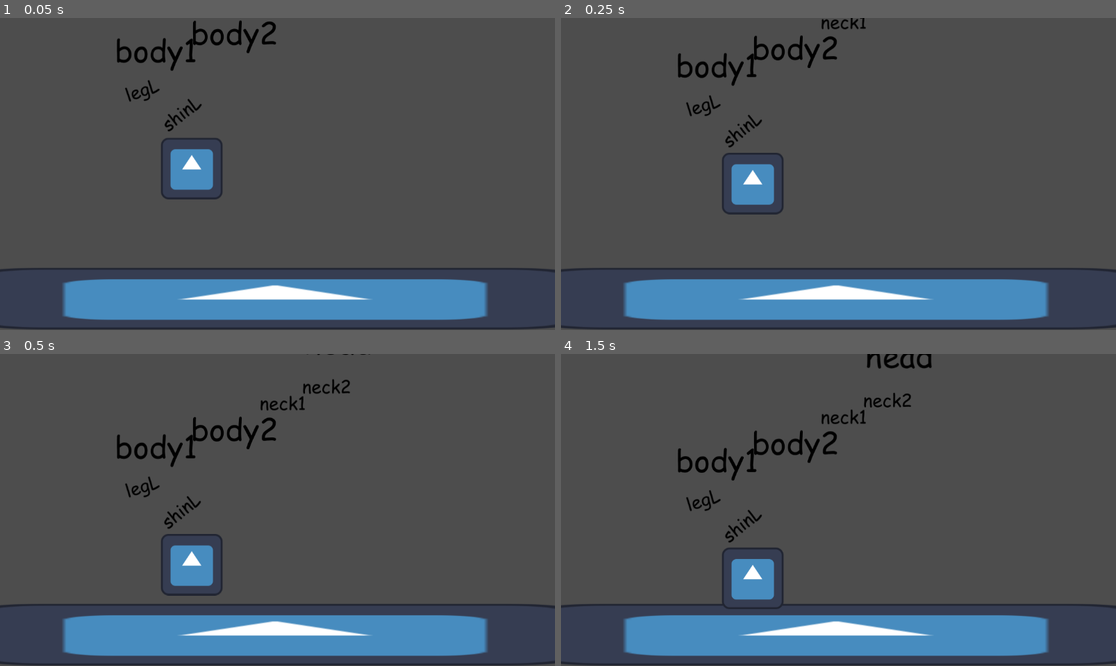
Above: before the commit, frames 1-4 (two rows, left to right).
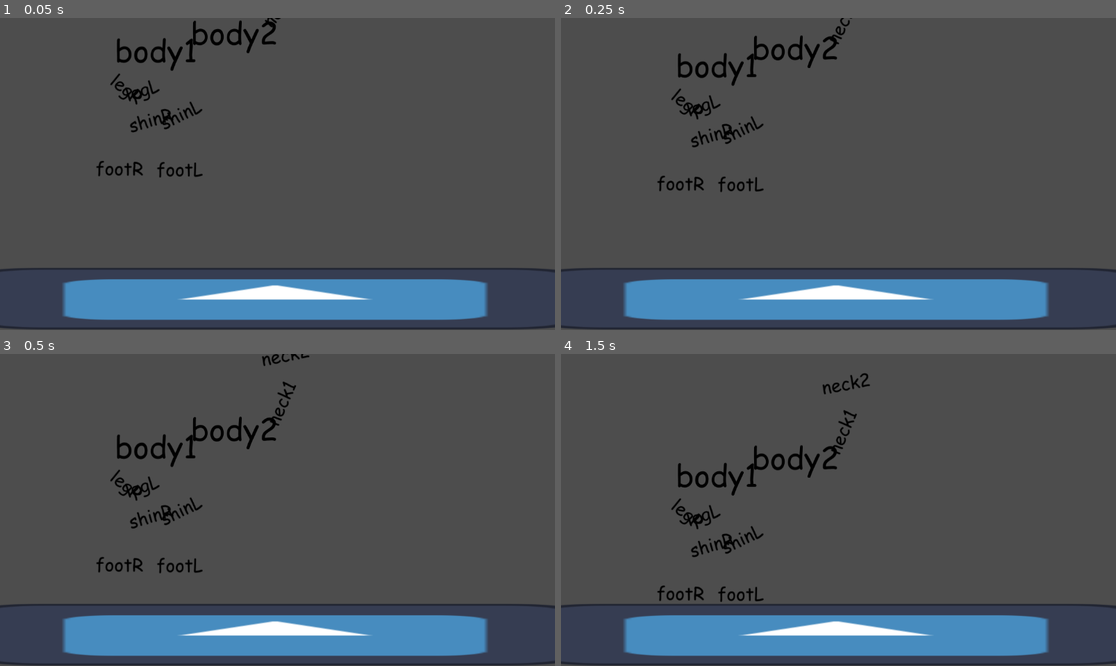
Above: after the commit, the same moments.

Repository: thecaptaincarrot/GMTK-2024-Game-Jam
Game: Godot game, scene res://Stages/test.tscn
The game is run twice, just before and just after one commit, with the same random seed, the same clock (stepped at 60 frames per second) and the same inputs. The project has no main scene, so this scene is started directly. The engine's default icon, where the game draws it, is replaced by a stand-in: a white triangle on a blue panel in a dark square.
Inputs:
- Up to frame 1 (0.05 s): no input
- Up to frame 2 (0.25 s): no input
- Up to frame 3 (0.5 s): no input
- Up to frame 4 (1.5 s): tap Enter (ui_accept) at 0.5, 0.77, 1.25 s

The runs differ from the first frame. In frame 1, 1.9% of the frame differs, in the area x 17-51%, y 0-59%; in frame 2, 2.0%; in frame 3, 2.3%; in frame 4, 4.3%, in the area x 17-67%, y 0-82%.

Commit message:
State & animation set-up, neck IK

Diff:
--- a/Classes/StateMachine/GenericState.gd
+++ b/Classes/StateMachine/GenericState.gd
@@ -6,8 +6,11 @@
 # Reference to FSM added so you can swap between states from inside the state
 @onready var state_machine = $".."
 
-# Reference to the enemy in question
+# Reference to the stats of the enemy in question
 @onready var beast = state_machine.get_parent()
+
+# Fallback Animation
+@export var animation: String = "universal_idle"
 
 func enter(_msg):
 	pass
--- a/Entities/Enemies/Core/beast.gd
+++ b/Entities/Enemies/Core/beast.gd
@@ -30,9 +30,13 @@
 	velocity.y += gravity * delta
 	move_and_slide()
 
-func _fsm_state_changed(state):
+func _fsm_state_changed(state: String):
 	#prints(owner.name,"is registering that the state changed to", state)
-	animation_player.play(state)
+
+	# Delegates finding the animation to the state. Fallback is Generic Beast/Idle
+	animation_player.play(state_machine.find_child(state).animation)
 
 func take_damage(dmg):
 	health -= dmg
+	if health >= 0:
+		state_machine.change_to_state("DeadState")
--- a/Entities/Enemies/Core/beast.tscn
+++ b/Entities/Enemies/Core/beast.tscn
@@ -14,7 +14,7 @@
 [node name="AnimationPlayer" type="AnimationPlayer" parent="."]
 
 [node name="GroundCollider" type="CollisionShape2D" parent="."]
-position = Vector2(0, 170)
+position = Vector2(0, 106)
 shape = SubResource("RectangleShape2D_uda88")
 debug_color = Color(1, 0.808333, 0.5, 0.196078)
 
--- a/Entities/Enemies/Dragon/Dragon.tscn
+++ b/Entities/Enemies/Dragon/Dragon.tscn
@@ -1,11 +1,20 @@
-[gd_scene load_steps=18 format=3 uid="uid://byrmqaqlddrrn"]
+[gd_scene load_steps=28 format=3 uid="uid://byrmqaqlddrrn"]
 
 [ext_resource type="Script" path="res://Entities/Enemies/Dragon/dragon.gd" id="1_kxca4"]
 [ext_resource type="PackedScene" uid="uid://cshwo6wiegxqm" path="res://Entities/Enemies/Core/beast.tscn" id="1_n3g6u"]
-[ext_resource type="Script" path="res://Entities/Enemies/Dragon/IdleState.gd" id="2_npnky"]
+[ext_resource type="Script" path="res://Entities/Enemies/Dragon/States/IdleState.gd" id="2_npnky"]
 [ext_resource type="Texture2D" uid="uid://b355x63jijamw" path="res://alleged_dragon.png" id="3_2xufx"]
+[ext_resource type="Script" path="res://Entities/Enemies/Dragon/States/StompState.gd" id="4_f4a04"]
 [ext_resource type="Script" path="res://Classes/hurtbox_component.gd" id="4_pakg3"]
-[ext_resource type="Texture2D" uid="uid://gxjrl6xw1jg5" path="res://icon.svg" id="6_nc4nu"]
+[ext_resource type="Script" path="res://Entities/Enemies/Dragon/States/DeadState.gd" id="4_vppk3"]
+
+[sub_resource type="Animation" id="Animation_bo5ix"]
+resource_name = "universal_idle"
+
+[sub_resource type="AnimationLibrary" id="AnimationLibrary_fhkft"]
+_data = {
+"universal_idle": SubResource("Animation_bo5ix")
+}
 
 [sub_resource type="SkeletonModification2DCCDIK" id="SkeletonModification2DCCDIK_g5rsv"]
 target_nodepath = NodePath("../IKTargets/footLTarget")
@@ -26,6 +35,25 @@
 joint_data/1/constraint_in_localspace = true
 joint_data/1/editor_draw_gizmo = true
 
+[sub_resource type="SkeletonModification2DCCDIK" id="SkeletonModification2DCCDIK_lv7tn"]
+target_nodepath = NodePath("../IKTargets/footRTarget")
+tip_nodepath = NodePath("body1/legR/shinR/footR")
+ccdik_data_chain_length = 2
+joint_data/0/bone_index = 8
+joint_data/0/bone2d_node = NodePath("body1/legR")
+joint_data/0/rotate_from_joint = false
+joint_data/0/enable_constraint = false
+joint_data/0/editor_draw_gizmo = true
+joint_data/1/bone_index = 9
+joint_data/1/bone2d_node = NodePath("body1/legR/shinR")
+joint_data/1/rotate_from_joint = false
+joint_data/1/enable_constraint = true
+joint_data/1/constraint_angle_min = -54.31
+joint_data/1/constraint_angle_max = 233.28
+joint_data/1/constraint_angle_invert = true
+joint_data/1/constraint_in_localspace = true
+joint_data/1/editor_draw_gizmo = true
+
 [sub_resource type="SkeletonModification2DLookAt" id="SkeletonModification2DLookAt_rcn1f"]
 bone_index = 7
 bone2d_node = NodePath("body1/legL/shinL/footL")
@@ -36,11 +64,58 @@
 constraint_angle_invert = true
 constraint_in_localspace = true
 
+[sub_resource type="SkeletonModification2DLookAt" id="SkeletonModification2DLookAt_l0voh"]
+bone_index = 10
+bone2d_node = NodePath("body1/legR/shinR/footR")
+target_nodepath = NodePath("../IKTargets/footRTarget/footRLookAt")
+enable_constraint = true
+constraint_angle_min = -0.749
+constraint_angle_max = 65.693
+constraint_angle_invert = true
+constraint_in_localspace = true
+
+[sub_resource type="SkeletonModification2DCCDIK" id="SkeletonModification2DCCDIK_a8lvw"]
+target_nodepath = NodePath("../IKTargets/headTarget")
+tip_nodepath = NodePath("body1/body2/neck1/neck2/head")
+ccdik_data_chain_length = 2
+joint_data/0/bone_index = 3
+joint_data/0/bone2d_node = NodePath("body1/body2/neck1/neck2")
+joint_data/0/rotate_from_joint = false
+joint_data/0/enable_constraint = true
+joint_data/0/constraint_angle_min = 196.849
+joint_data/0/constraint_angle_max = 360.0
+joint_data/0/constraint_angle_invert = true
+joint_data/0/constraint_in_localspace = true
+joint_data/0/editor_draw_gizmo = true
+joint_data/1/bone_index = 2
+joint_data/1/bone2d_node = NodePath("body1/body2/neck1")
+joint_data/1/rotate_from_joint = false
+joint_data/1/enable_constraint = true
+joint_data/1/constraint_angle_min = 115.2
+joint_data/1/constraint_angle_max = 221.595
+joint_data/1/constraint_angle_invert = true
+joint_data/1/constraint_in_localspace = true
+joint_data/1/editor_draw_gizmo = true
+
+[sub_resource type="SkeletonModification2DLookAt" id="SkeletonModification2DLookAt_aetbe"]
+bone_index = 4
+bone2d_node = NodePath("body1/body2/neck1/neck2/head")
+target_nodepath = NodePath("../IKTargets/headTarget/headLookAt")
+enable_constraint = true
+constraint_angle_min = -78.967
+constraint_angle_max = 97.226
+constraint_angle_invert = true
+constraint_in_localspace = true
+
 [sub_resource type="SkeletonModificationStack2D" id="SkeletonModificationStack2D_0mc3s"]
 enabled = true
-modification_count = 2
+modification_count = 6
 modifications/0 = SubResource("SkeletonModification2DCCDIK_g5rsv")
-modifications/1 = SubResource("SkeletonModification2DLookAt_rcn1f")
+modifications/1 = SubResource("SkeletonModification2DCCDIK_lv7tn")
+modifications/2 = SubResource("SkeletonModification2DLookAt_rcn1f")
+modifications/3 = SubResource("SkeletonModification2DLookAt_l0voh")
+modifications/4 = SubResource("SkeletonModification2DCCDIK_a8lvw")
+modifications/5 = SubResource("SkeletonModification2DLookAt_aetbe")
 
 [sub_resource type="AtlasTexture" id="AtlasTexture_h7qfg"]
 atlas = ExtResource("3_2xufx")
@@ -73,6 +148,18 @@
 [sub_resource type="AtlasTexture" id="AtlasTexture_gpxg6"]
 atlas = ExtResource("3_2xufx")
 region = Rect2(380.637, 524.118, 103.7, 44.6083)
+
+[sub_resource type="AtlasTexture" id="AtlasTexture_upokq"]
+atlas = ExtResource("3_2xufx")
+region = Rect2(522.794, 345.259, 85.3768, 62.8373)
+
+[sub_resource type="AtlasTexture" id="AtlasTexture_4d0gf"]
+atlas = ExtResource("3_2xufx")
+region = Rect2(552.993, 423.624, 103.135, 56.6902)
+
+[sub_resource type="AtlasTexture" id="AtlasTexture_7p0b6"]
+atlas = ExtResource("3_2xufx")
+region = Rect2(576.216, 483.727, 107.233, 53.2751)
 
 [node name="Dragon" type="Node2D"]
 script = ExtResource("1_kxca4")
@@ -85,8 +172,16 @@
 [node name="IdleState" type="Node" parent="Beast/StateMachine" index="0"]
 script = ExtResource("2_npnky")
 
-[node name="GroundCollider" parent="Beast" index="2"]
-position = Vector2(0, 137)
+[node name="StompState" type="Node" parent="Beast/StateMachine" index="1"]
+script = ExtResource("4_f4a04")
+
+[node name="DeadState" type="Node" parent="Beast/StateMachine" index="2"]
+script = ExtResource("4_vppk3")
+
+[node name="AnimationPlayer" parent="Beast" index="1"]
+libraries = {
+"": SubResource("AnimationLibrary_fhkft")
+}
 
 [node name="HurtboxComponent" parent="Beast" index="4" node_paths=PackedStringArray("sprites")]
 script = ExtResource("4_pakg3")
@@ -112,6 +207,7 @@
 [node name="neck1" type="Bone2D" parent="Beast/SkeletonComponent/body1/body2"]
 position = Vector2(99, -53)
 rest = Transform2D(1, 0, 0, 1, 99, -53)
+metadata/_local_pose_override_enabled_ = true
 
 [node name="RemoteTransform2D" type="RemoteTransform2D" parent="Beast/SkeletonComponent/body1/body2/neck1"]
 remote_path = NodePath("../../../../../Sprites/neck1")
@@ -119,6 +215,7 @@
 [node name="neck2" type="Bone2D" parent="Beast/SkeletonComponent/body1/body2/neck1"]
 position = Vector2(93, -32)
 rest = Transform2D(1, 0, 0, 1, 93, -32)
+metadata/_local_pose_override_enabled_ = true
 
 [node name="RemoteTransform2D" type="RemoteTransform2D" parent="Beast/SkeletonComponent/body1/body2/neck1/neck2"]
 remote_path = NodePath("../../../../../../Sprites/neck2")
@@ -126,18 +223,16 @@
 [node name="head" type="Bone2D" parent="Beast/SkeletonComponent/body1/body2/neck1/neck2"]
 position = Vector2(25, -97)
 rest = Transform2D(1, 0, 0, 1, 25, -97)
-auto_calculate_length_and_angle = false
-length = 60.0
-bone_angle = 0.0
+metadata/_local_pose_override_enabled_ = true
 
 [node name="RemoteTransform2D" type="RemoteTransform2D" parent="Beast/SkeletonComponent/body1/body2/neck1/neck2/head"]
 remote_path = NodePath("../../../../../../../Sprites/head")
 
 [node name="legL" type="Bone2D" parent="Beast/SkeletonComponent/body1"]
 position = Vector2(-29, 81)
-rotation = -0.366495
+rotation = -0.318724
 scale = Vector2(0.999941, 0.999941)
-rest = Transform2D(0.999907, 0.00821487, -0.00821487, 0.999907, -29, 81)
+rest = Transform2D(0.949528, -0.313481, 0.313481, 0.949528, -29, 81)
 metadata/_local_pose_override_enabled_ = true
 
 [node name="RemoteTransform2D" type="RemoteTransform2D" parent="Beast/SkeletonComponent/body1/legL"]
@@ -145,9 +240,9 @@
 
 [node name="shinL" type="Bone2D" parent="Beast/SkeletonComponent/body1/legL"]
 position = Vector2(62.0059, 69.0058)
-rotation = -0.295991
+rotation = -0.151079
 scale = Vector2(0.999992, 0.999992)
-rest = Transform2D(0.996318, 0.0856444, -0.0856444, 0.996318, 62.0059, 69.0058)
+rest = Transform2D(0.933277, -0.35915, 0.35915, 0.933277, 62.0065, 69.0062)
 metadata/_local_pose_override_enabled_ = true
 
 [node name="RemoteTransform2D" type="RemoteTransform2D" parent="Beast/SkeletonComponent/body1/legL/shinL"]
@@ -155,9 +250,9 @@
 
 [node name="footL" type="Bone2D" parent="Beast/SkeletonComponent/body1/legL/shinL"]
 position = Vector2(-54.0098, 103.02)
-rotation = 0.67799
+rotation = 0.463325
 scale = Vector2(0.999972, 0.999972)
-rest = Transform2D(0.995561, -0.0938251, 0.0938251, 0.995561, -54.0098, 103.02)
+rest = Transform2D(0.773617, 0.633612, -0.633612, 0.773617, -54.0097, 103.02)
 auto_calculate_length_and_angle = false
 length = 100.0
 bone_angle = 0.0
@@ -166,6 +261,39 @@
 [node name="RemoteTransform2D" type="RemoteTransform2D" parent="Beast/SkeletonComponent/body1/legL/shinL/footL"]
 remote_path = NodePath("../../../../../../Sprites/footL")
 
+[node name="legR" type="Bone2D" parent="Beast/SkeletonComponent/body1"]
+position = Vector2(-60, 74)
+rotation = -0.436203
+scale = Vector2(0.99994, 0.99994)
+rest = Transform2D(0.846452, -0.532347, 0.532347, 0.846452, -60, 74)
+metadata/_local_pose_override_enabled_ = true
+
+[node name="RemoteTransform2D" type="RemoteTransform2D" parent="Beast/SkeletonComponent/body1/legR"]
+remote_path = NodePath("../../../../Sprites/legR")
+
+[node name="shinR" type="Bone2D" parent="Beast/SkeletonComponent/body1/legR"]
+position = Vector2(80.2858, 23.3265)
+rotation = -0.947888
+scale = Vector2(0.999993, 0.999993)
+rest = Transform2D(0.932506, -0.361123, 0.361123, 0.932506, -5.42541, 92.9928)
+metadata/_local_pose_override_enabled_ = true
+
+[node name="RemoteTransform2D" type="RemoteTransform2D" parent="Beast/SkeletonComponent/body1/legR/shinR"]
+remote_path = NodePath("../../../../../Sprites/shinR")
+
+[node name="footR" type="Bone2D" parent="Beast/SkeletonComponent/body1/legR/shinR"]
+position = Vector2(-87.9649, 76.4917)
+rotation = 0.295982
+scale = Vector2(0.999972, 0.999972)
+rest = Transform2D(0.594579, 0.803998, -0.803998, 0.594579, -74.8182, 40.8436)
+auto_calculate_length_and_angle = false
+length = 100.0
+bone_angle = 0.0
+metadata/_local_pose_override_enabled_ = true
+
+[node name="RemoteTransform2D" type="RemoteTransform2D" parent="Beast/SkeletonComponent/body1/legR/shinR/footR"]
+remote_path = NodePath("../../../../../../Sprites/footR")
+
 [node name="body1" type="Sprite2D" parent="Beast/Sprites" index="0"]
 position = Vector2(0, -131)
 texture = SubResource("AtlasTexture_h7qfg")
@@ -176,43 +304,73 @@
 
 [node name="neck1" type="Sprite2D" parent="Beast/Sprites" index="2"]
 position = Vector2(262, -223)
+rotation = -1.1653
+scale = Vector2(0.999986, 0.999986)
 texture = SubResource("AtlasTexture_pkksj")
 
 [node name="neck2" type="Sprite2D" parent="Beast/Sprites" index="3"]
-position = Vector2(355, -255)
+position = Vector2(269.281, -321.083)
+rotation = -0.178147
+scale = Vector2(0.999987, 0.999987)
 texture = SubResource("AtlasTexture_8vfvm")
 
 [node name="head" type="Sprite2D" parent="Beast/Sprites" index="4"]
-position = Vector2(380, -352)
+position = Vector2(276.697, -420.981)
+rotation = -0.043017
+scale = Vector2(0.99999, 0.99999)
 texture = SubResource("AtlasTexture_fcxco")
 
 [node name="legL" type="Sprite2D" parent="Beast/Sprites" index="5"]
 position = Vector2(-29, -50)
-rotation = -0.318878
-scale = Vector2(0.99994, 0.99994)
+rotation = -0.335863
+scale = Vector2(0.999939, 0.999939)
 texture = SubResource("AtlasTexture_p501j")
 
 [node name="shinL" type="Sprite2D" parent="Beast/Sprites" index="6"]
-position = Vector2(51.5088, -3.91451)
-rotation = -0.686238
+position = Vector2(52.2797, -5.2887)
+rotation = -0.46327
+scale = Vector2(0.999928, 0.999928)
+texture = SubResource("AtlasTexture_iqa5l")
+
+[node name="footL" type="Sprite2D" parent="Beast/Sprites" index="7"]
+position = Vector2(50, 111)
+scale = Vector2(0.999902, 0.999902)
+texture = SubResource("AtlasTexture_gpxg6")
+
+[node name="legR" type="Sprite2D" parent="Beast/Sprites" index="8"]
+position = Vector2(-60, -57)
+rotation = 0.661473
 scale = Vector2(0.999932, 0.999932)
-texture = SubResource("AtlasTexture_iqa5l")
-
-[node name="footL" type="Sprite2D" parent="Beast/Sprites" index="7"]
-position = Vector2(75, 110)
-scale = Vector2(0.999904, 0.999904)
-texture = SubResource("AtlasTexture_gpxg6")
+texture = SubResource("AtlasTexture_upokq")
+
+[node name="shinR" type="Sprite2D" parent="Beast/Sprites" index="9"]
+position = Vector2(-10.9798, 10.7201)
+rotation = -0.286415
+scale = Vector2(0.999923, 0.999923)
+texture = SubResource("AtlasTexture_4d0gf")
+
+[node name="footR" type="Sprite2D" parent="Beast/Sprites" index="10"]
+position = Vector2(-73.7465, 108.939)
+rotation = 0.0141854
+scale = Vector2(0.999842, 0.999842)
+texture = SubResource("AtlasTexture_7p0b6")
 
 [node name="footLTarget" type="Node2D" parent="Beast/IKTargets" index="0"]
-position = Vector2(75, 110)
+position = Vector2(50, 111)
 
 [node name="footLLookAt" type="Node2D" parent="Beast/IKTargets/footLTarget"]
 position = Vector2(216, 0)
 
-[node name="Sprite2D" type="Sprite2D" parent="Beast/IKTargets/footLTarget"]
-texture = ExtResource("6_nc4nu")
-
-[node name="jiggleTarget" type="Node2D" parent="Beast/IKTargets" index="1"]
-position = Vector2(595, -364)
+[node name="footRTarget" type="Node2D" parent="Beast/IKTargets" index="1"]
+position = Vector2(-74, 112)
+
+[node name="footRLookAt" type="Node2D" parent="Beast/IKTargets/footRTarget"]
+position = Vector2(216, 0)
+
+[node name="headTarget" type="Node2D" parent="Beast/IKTargets" index="2"]
+position = Vector2(279, -452)
+
+[node name="headLookAt" type="Node2D" parent="Beast/IKTargets/headTarget"]
+position = Vector2(184, 23)
 
 [editable path="Beast"]
--- /dev/null
+++ b/Entities/Enemies/Dragon/States/DeadState.gd
@@ -0,0 +1,16 @@
+extends GenericState
+
+func enter(_msg):
+	pass
+
+func handle_input(_event):
+	pass
+
+func update(_delta):
+	pass
+
+func physics_update(_delta):
+	pass
+
+func exit():
+	pass
--- /dev/null
+++ b/Entities/Enemies/Dragon/States/StompState.gd
@@ -0,0 +1,16 @@
+extends GenericState
+
+func enter(_msg):
+	pass
+
+func handle_input(_event):
+	pass
+
+func update(_delta):
+	pass
+
+func physics_update(_delta):
+	pass
+
+func exit():
+	pass
Not shown, removed: Classes/DELETEME.txt
Not shown, removed: Entities/Enemies/DELETEME.txt
Renamed: Entities/Enemies/Dragon/IdleState.gd -> Entities/Enemies/Dragon/States/IdleState.gd
